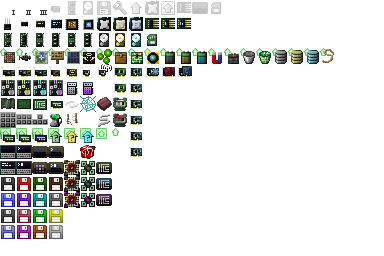
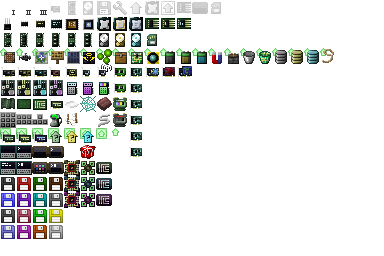
Before/after of a 384 × 256 layered artwork. What changed in the layer stack:
painted on "items" (2nd of 2, in "items") over [left=99, top=82, right=110, bottom=95]
